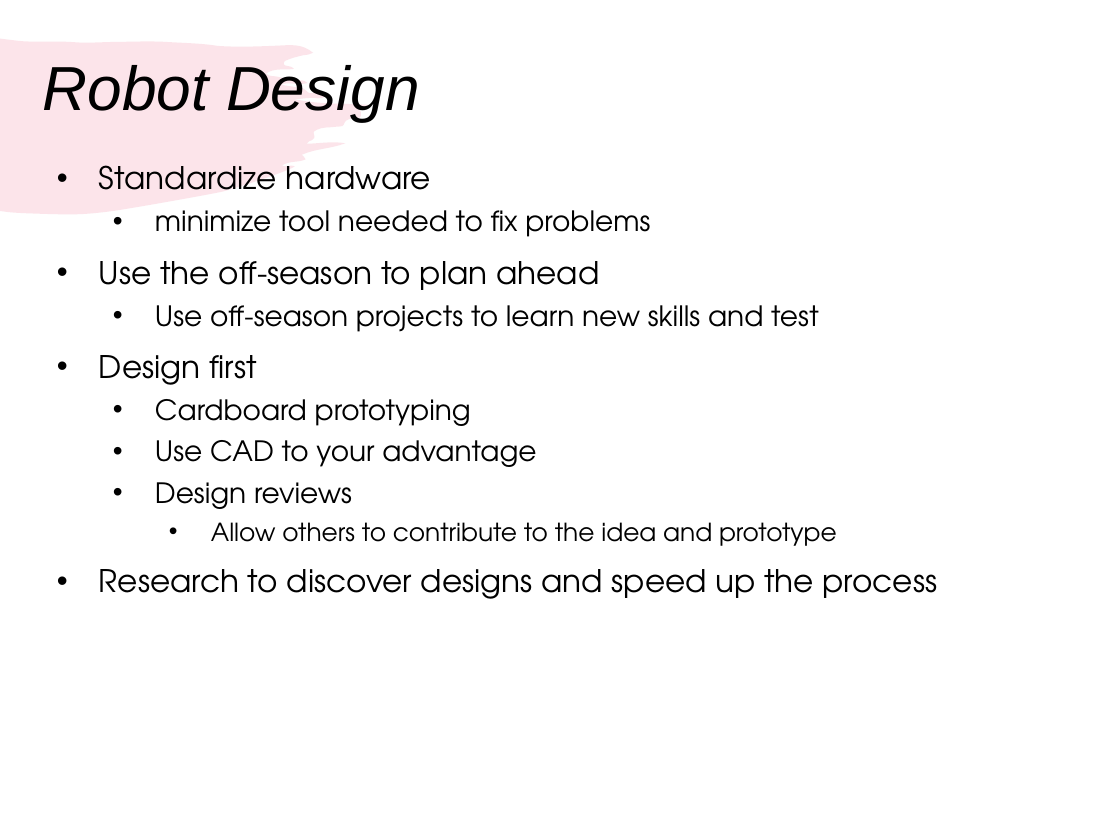
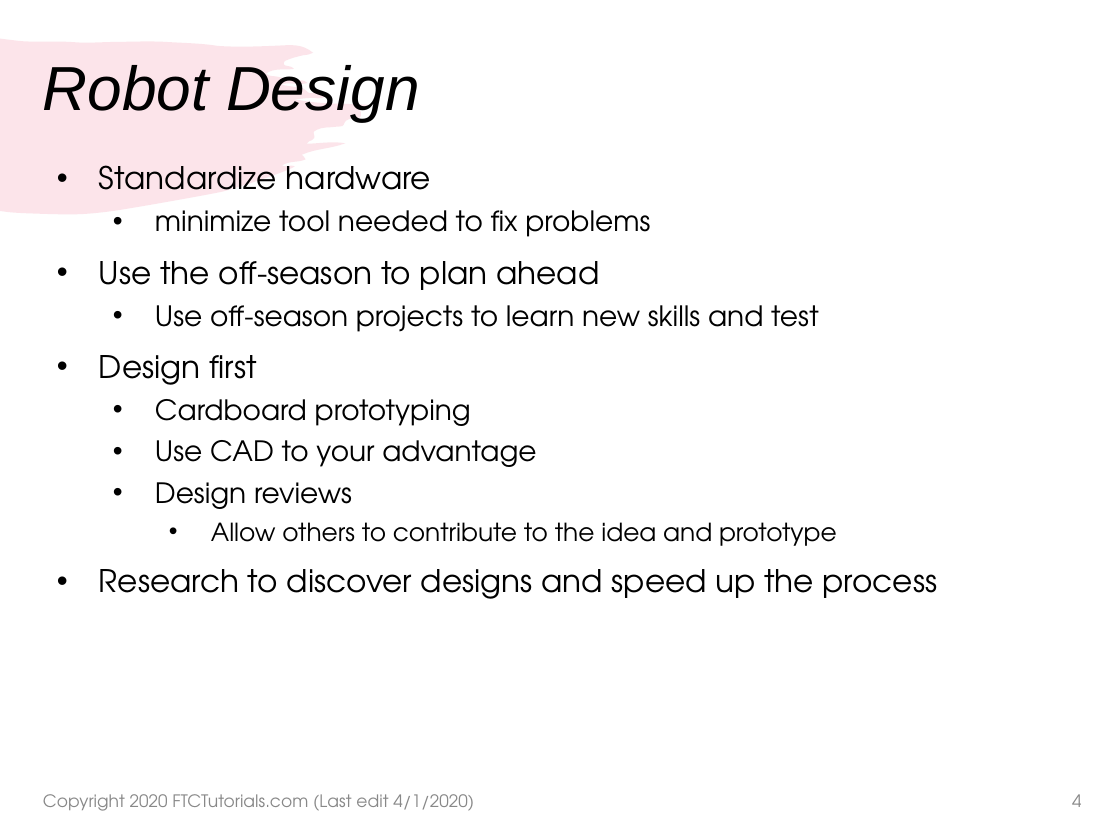
Before and after one commit to droidsrobotics/FTC-Tutorials, a slide deck: slide 4 of translations/en-us/TeamManagement/RookieTips.pptx. Drawn at 1120x840 pixels with LibreOffice and Linux fonts; fonts in the diff are those of the drawing. Boxes give left, top, right and bottom in pixels: in the first picture for what was removed or moved away, otherwise in the second. Text is boxed around its words. In the diff, an @@ line names an element or a change of style, - is before the commit and + after.

```diff
--- a/translations/en-us/TeamManagement/RookieTips.pptx
+++ b/translations/en-us/TeamManagement/RookieTips.pptx
@@ text added at (43, 794, 474, 811), 11 pt, text #888888 @@
+Copyright 2020 FTCTutorials.com (Last edit 4/1/2020)
@@ page number added at (1072, 794, 1081, 807), 11 pt, text #888888 @@
+4
```
Also in this commit, not shown: 9 other slides changed, 27 other files.
